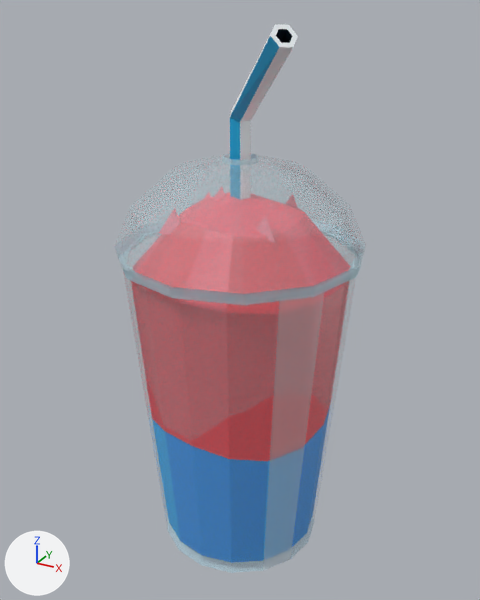
What one commit did to the Blender file art/products/Slushie/Slushie.blend.
One viewpoint serves both versions: a 50 mm lens placed at (0.0822, -0.1497, 0.1517), pointed at (-0.0006, 0.0008, 0.0764). Every picture has the same lights, and +X, +Y and +Z are marked at lower left. The older version comes first.

In view in the first picture: 'Slushie_Body'.
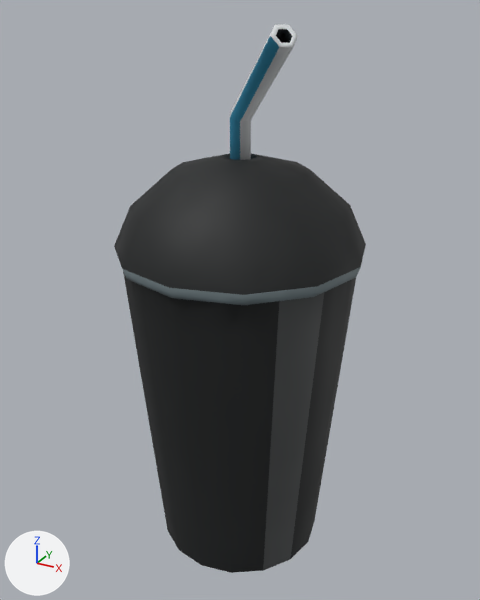
The change, as a diff of the scene's bpy script:
```diff
--- a/art/products/Slushie/Slushie.blend.py
+++ b/art/products/Slushie/Slushie.blend.py
@@ img_t_slushie_m_png @@
+img_t_slushie_m_png = load_image('T_Slushie_M.png', 'T_Slushie_M.png', 256, 256, 'Non-Color')
@@ img_t_slushie_n_png @@
+img_t_slushie_n_png = load_image('T_Slushie_N.png', 'T_Slushie_N.png', 256, 256, 'Non-Color')
@@ img_t_slushie_bc_png @@
+img_t_slushie_bc_png = load_image('T_Slushie_BC.png', 'T_Slushie_BC.png', 256, 256, 'sRGB')
@@ mat_slushie_gamelook @@
+mat_slushie_gamelook = bpy.data.materials.new('Slushie_GameLook')
+# uses the picture img_t_slushie_bc_png
+# uses the picture img_t_slushie_m_png
+# uses the picture img_t_slushie_n_png
@@ me_slushie_body_mesh_003 @@
 me_slushie_body_mesh_003.from_pydata(...)  # 304 vertices, 336 faces; spans x -0.034..0.034, y -0.034..0.034, z 0.0..0.1486
 # used by ob_slushie_body; location = (0.0, 0.0, 0.0)
-me_slushie_body_mesh_003.materials.append(mat_m_slushie)
+# me_slushie_body_mesh_003 part 1: edges marked sharp go from 0 to 186
+me_slushie_body_mesh_003.materials.append(mat_slushie_gamelook)
```

Pixel boxes (x1, y1, x2, y2) of what changed, in the pictures (480 x 600 px):
'Slushie_Body', recoloured, shading changed
    both: (114, 24, 366, 573)
